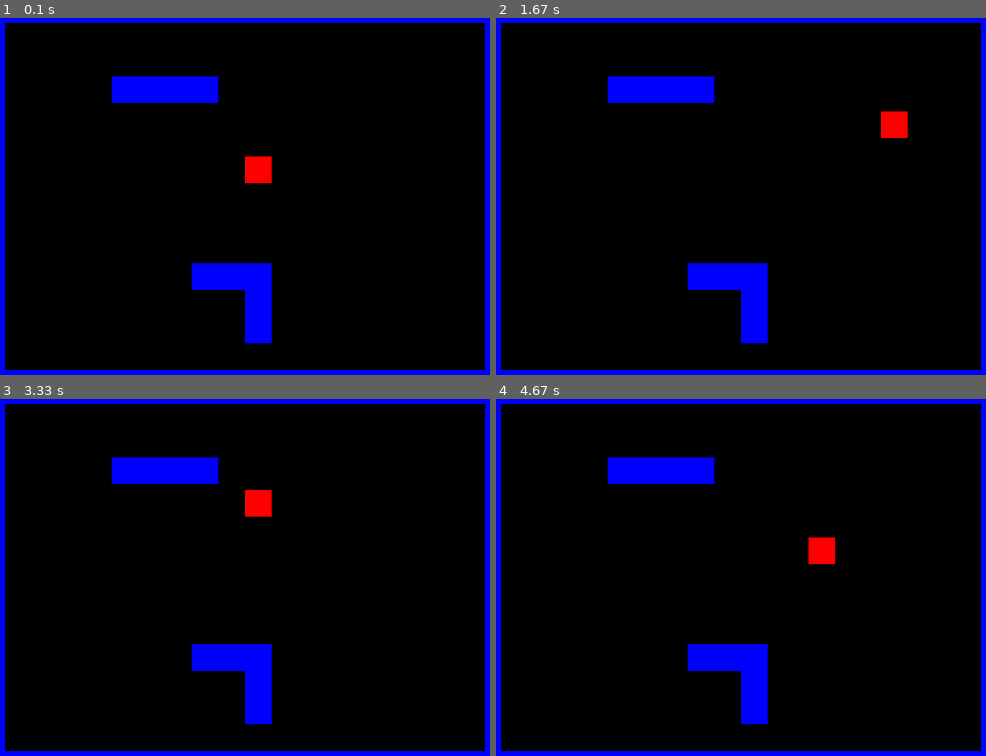
Above: before the commit, frames 1-4 (two rows, left to right).
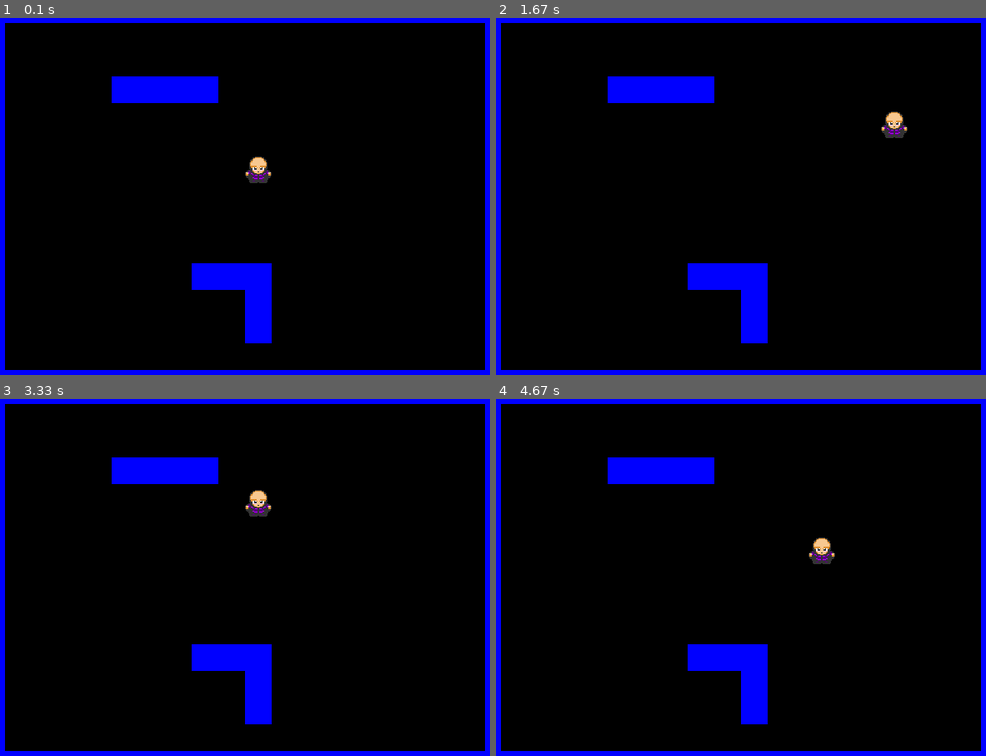
Above: after the commit, the same moments.

Repository: Jayanaka-98/py-game-RPG
Game: pygame game, started from main.py
The game is run twice, just before and just after one commit, with the same random seed, the same clock (stepped at 60 frames per second) and the same inputs.
Inputs:
- Up to frame 1 (0.1 s): no input
- Up to frame 2 (1.67 s): hold Right 0.33-0.8 s; hold Up 0.83-1.13 s; hold Right 1.17-1.63 s
- Up to frame 3 (3.33 s): hold Left 1.67-2.2 s; hold Down 2.23-2.53 s; hold Left 2.57-2.97 s; hold Up from 3 s (still down)
- Up to frame 4 (4.67 s): release Up at 3.37 s; hold Right 3.4-4.03 s; hold Down 4.07-4.43 s; hold Left from 4.47 s (still down)

The runs differ from the first frame. In frame 1, 0.4% of the frame differs, in the area x 50-56%, y 38-47%; in frame 2, 0.4%; in frame 3, 0.4%; in frame 4, 0.4%.

Commit message:
single sprite load

Diff:
--- a/sprites.py
+++ b/sprites.py
@@ -22,8 +22,11 @@
 
         self.facing = 'down'
 
+        image_to_load = pygame.image.load("img/single.png")
+
         self.image = pygame.Surface([self.width, self.height])
-        self.image.fill(RED)
+        self.image.set_colorkey(BLACK)
+        self.image.blit(image_to_load, (0,0))
 
         self.rect = self.image.get_rect()
         self.rect.x = self.x
